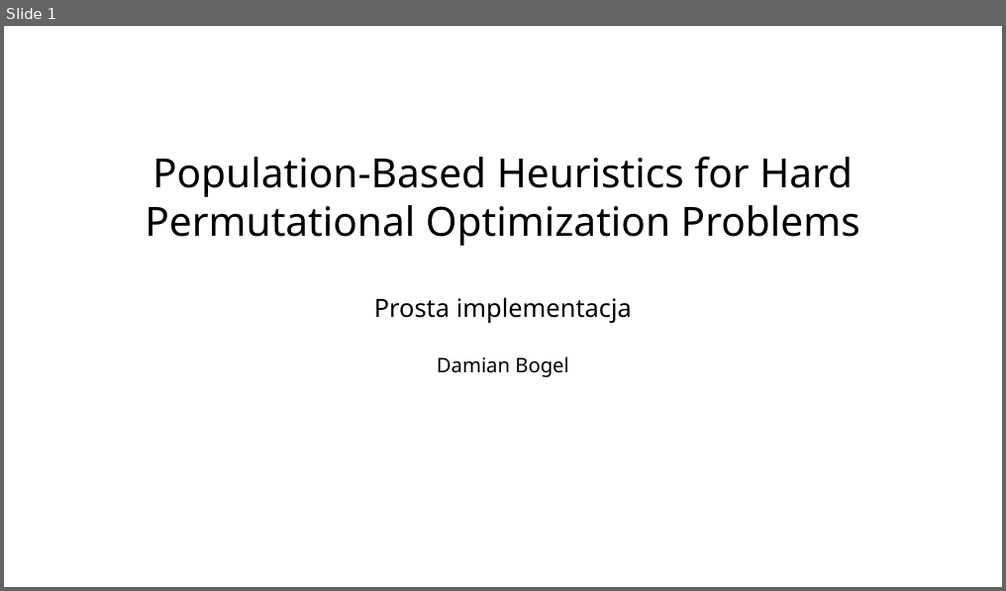
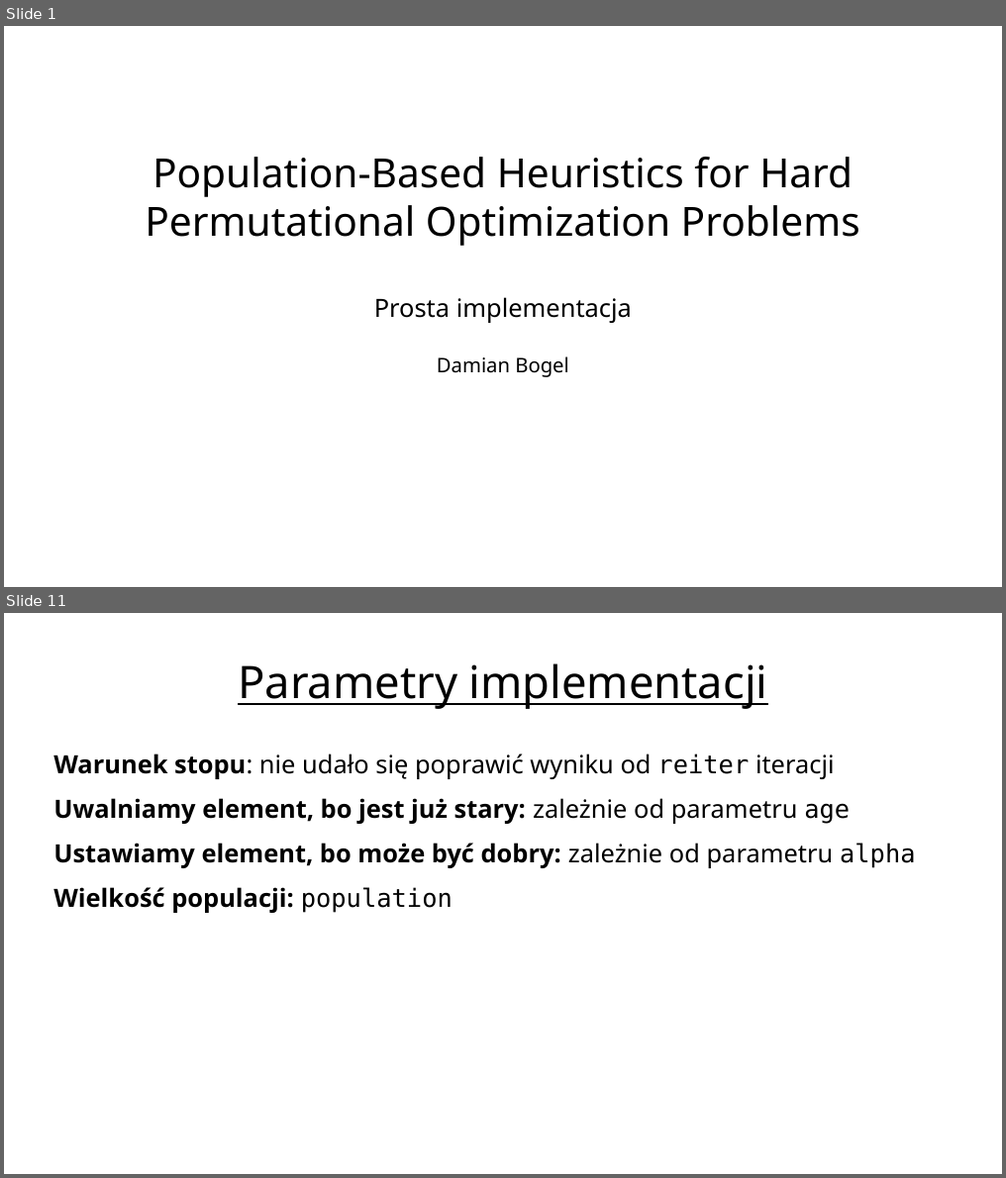
Before and after one commit to kele/metaheur_population_based, a slide deck: pres.odp. Shown one above the other, each under a label of ours: slide 1 before the commit, slides 1 and 11 after it; the slides between them are not shown. The pictures are 1006x591 and 1006x1178 pixels, drawn with LibreOffice and Linux fonts; fonts in the diff are those of the drawing; background and template pictures are left out. Boxes give left, top, right and bottom in pixels: in the first picture for what was removed or moved away, otherwise in the second. Text is boxed around its words. In the diff, an @@ line names an element or a change of style, - is before the commit and + after.

```diff
--- a/pres.odp
+++ b/pres.odp
@@ slide 11 added at (4, 613, 1002, 1174), background picture (left out) @@
@@ title added at (238, 663, 768, 709), 35.7 pt, text #000000, underline @@
+Parametry implementacji
@@ text added at (54, 754, 916, 913), 20 pt, text #000000 @@
+Warunek stopu: nie udało się poprawić wyniku od reiter iteracji
+Uwalniamy element, bo jest już stary: zależnie od parametru age
+Ustawiamy element, bo może być dobry: zależnie od parametru alpha
+Wielkość populacji: population
```
Also in this commit, not shown: 9 slides changed, 10 other slides added, 2 other files.
